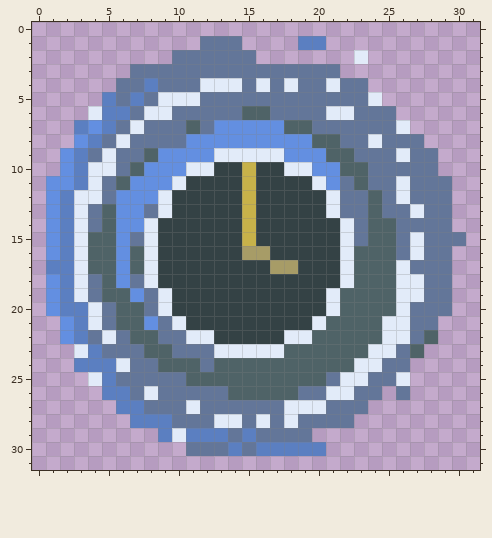
Pixel-art sprite, stored at assets/2x/icon.png. This is how it looked before the edit.
The file is 64x64 pixels, drawn in blocks of 2x2; one block is one cell here. Pixels under 10% opacity are left out. Colours within 5 levels of each other are drawn and written as one.
After:
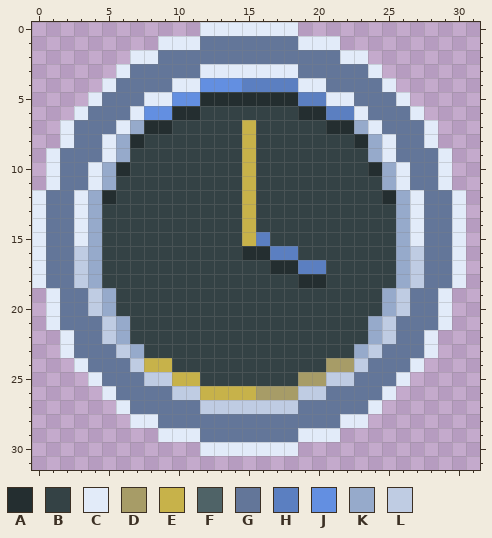
Palette (. is transparent): A #242e30  B #344245  C #e2ebf9  D #a79c67  E #c7b24a  F #4f6367  G #637699  H #5b7fc1  J #638fe1  K #96aacb  L #bfcce3
Change:
@@ x 0..31 @@
- 0 ................................
- 1 ............GGG....HH...........
- 2 ..........GGGGGG.......C........
- 3 .......GGGGGGGGGGGGGGG..........
- 4 ......GGHGGGCCCGCGCGGCGG........
- 5 .....HGHGCCCGGGGGGGGGGGGC.......
- 6 ....CHHGCCGGGGGFFGGGGCCGGG......
- 7 ...HJHGCGGGFGJJJJJFFGGGGGGC.....
- 8 ...JHGCGGGGJJJJJJJJJFFGGCGGG....
- 9 ..JHGCGGFJJJJCCCCCJJJFFGGGCGG...
-10 ..JHCCGFJJJCCBBEBBCCJJFFGGGGG...
-11 .JJHCGFJJJCBBBBEBBBBCJGFGGCGGG..
-12 .JHCCGJJJCBBBBBEBBBBBCGGFGCGGG..
-13 .JHCGFJJGCBBBBBEBBBBBCGGFGGCGG..
-14 .JHCGFJJCBBBBBBEBBBBBBCGFFGGGG..
-15 .JHCFFJGCBBBBBBEBBBBBBCGFFGCGGG.
-16 .JHCFFJFCBBBBBBDDBBBBBCFFFGCGG..
-17 .HHCFFJFCBBBBBBBBDDBBBCFFFCGGG..
-18 .JHCGFJGCBBBBBBBBBBBBBCFFFCCGG..
-19 .JHCGFFJGCBBBBBBBBBBBCFFFFCCGG..
-20 .JHHCGFFGCBBBBBBBBBBBCFFFFCGGG..
-21 ..JHCGFFJGCBBBBBBBBBCFFFFCCGG...
-22 ..JHGCGFFGGCCBBBBBCCFFFFFCCGF...
-23 ...CHGGGFFGGGCCCCCFFFFFFCCGF....
-24 ...HHHCGGFFFGFFFFFFFFFFCCGG.....
-25 ....CHGGGGGFFFFFFFFFFGCCGGC.....
-26 .....HHGCGGGGGFFFFFGGCCGG.G.....
-27 ......HHGGGCGGGGGGCCCGGG........
-28 .......HHHGGGCCGCGCGGGG.........
-29 .........HCHHHGHGGGG............
-30 ...........GGGHGHHHHH...........
+ 0 ............CCCCCCC.............
+ 1 .........CCCGGGGGGGCCC..........
+ 2 .......CCGGGGGGGGGGGGGCC........
+ 3 ......CGGGGGCCCCCCCGGGGGC.......
+ 4 .....CGGGGCCJJJHHHHCCGGGGC......
+ 5 ....CGGGCCJJAAAAAAAHHCCGGGC.....
+ 6 ...CGGGCJJAABBBBBBBAAHHCGGGC....
+ 7 ..CGGGCKAABBBBBEBBBBBAAKCGGGC...
+ 8 ..CGGCKABBBBBBBEBBBBBBBAKCGGC...
+ 9 .CGGGCKBBBBBBBBEBBBBBBBBKCGGGC..
+10 .CGGCKABBBBBBBBEBBBBBBBBAKCGGC..
+11 .CGGCKBBBBBBBBBEBBBBBBBBBKCGGC..
+12 CGGCKABBBBBBBBBEBBBBBBBBBAKCGGC.
+13 CGGCKBBBBBBBBBBEBBBBBBBBBBKCGGC.
+14 CGGCKBBBBBBBBBBEBBBBBBBBBBKCGGC.
+15 CGGCKBBBBBBBBBBEHBBBBBBBBBKCGGC.
+16 CGGLKBBBBBBBBBBAAHHBBBBBBBKLGGC.
+17 CGGLKBBBBBBBBBBBBAAHHBBBBBKLGGC.
+18 CGGLKBBBBBBBBBBBBBBAABBBBBKLGGC.
+19 .CGGLKBBBBBBBBBBBBBBBBBBBKLGGC..
+20 .CGGLKBBBBBBBBBBBBBBBBBBBKLGGC..
+21 .CGGGLKBBBBBBBBBBBBBBBBBKLGGGC..
+22 ..CGGLKBBBBBBBBBBBBBBBBBKLGGC...
+23 ..CGGGLKBBBBBBBBBBBBBBBKLGGGC...
+24 ...CGGGLEEBBBBBBBBBBBDDLGGGC....
+25 ....CGGGLLEEBBBBBBBDDLLGGGC.....
+26 .....CGGGGLLEEEEDDDLLGGGGC......
+27 ......CGGGGGLLLLLLLGGGGGC.......
+28 .......CCGGGGGGGGGGGGGCC........
+29 .........CCCGGGGGGGCCC..........
+30 ............CCCCCCC.............
 31 ................................
Where, in picture pixels (left, top, right, bottom), the same in both pictures:
changed: (32, 22, 466, 456)
